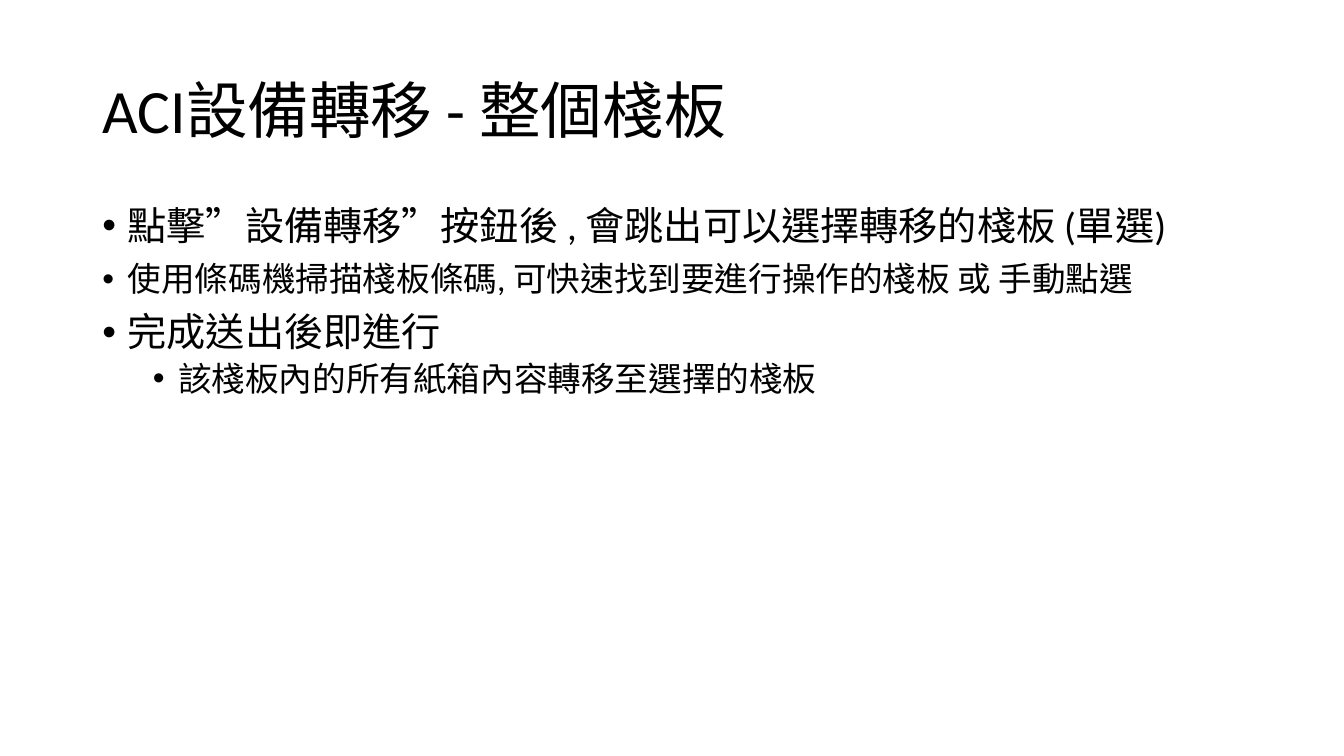
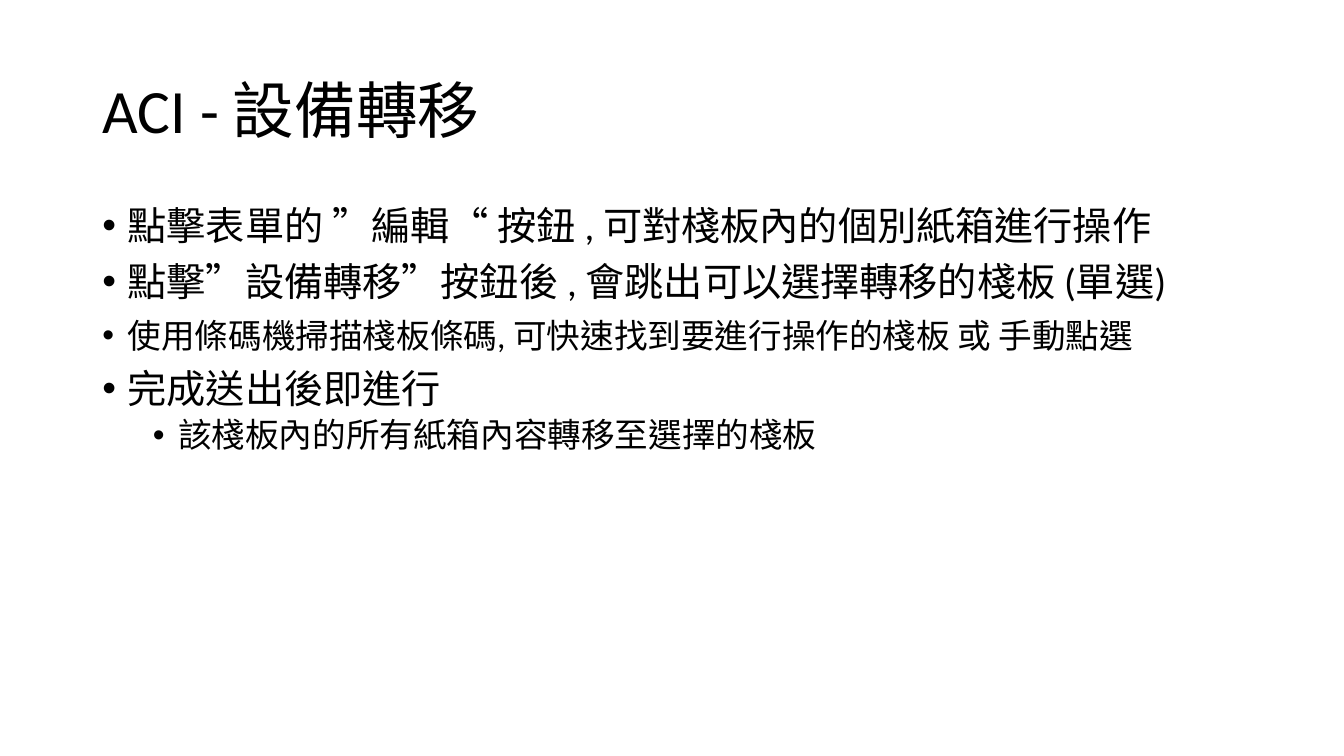
Before and after one commit to CrayHung/twoway-scanner, a slide deck: slide 27 of document/ACI庫存操作.pptx (slide 17 before the commit). Drawn at 1344x756 pixels with LibreOffice and Linux fonts; fonts in the diff are those of the drawing. Boxes give left, top, right and bottom in pixels: in the first picture for what was removed or moved away, otherwise in the second. Text is boxed around its words. In the diff, an @@ line names an element or a change of style, - is before the commit and + after.

```diff
--- a/document/ACI庫存操作.pptx
+++ b/document/ACI庫存操作.pptx
@@ title at bbox=[102, 81, 479, 138]: text changed @@
-ACI設備轉移 - 整個棧板
+ACI - 設備轉移
@@ text at bbox=[128, 207, 1151, 244]: paragraph added @@
+• 點擊表單的 ”編輯“ 按鈕 , 可對棧板內的個別紙箱進行操作
```
Also in this commit, not shown: 12 other slides changed, 11 slides added, 8 slides removed, 22 other files.
